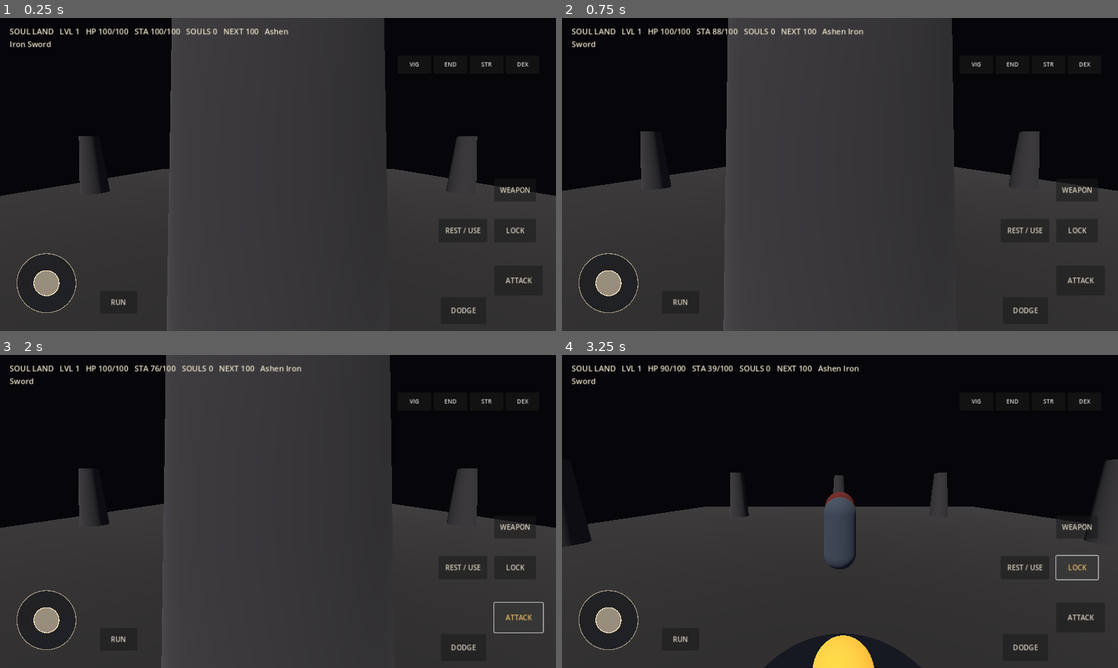
Above: before the commit, frames 1-4 (two rows, left to right).
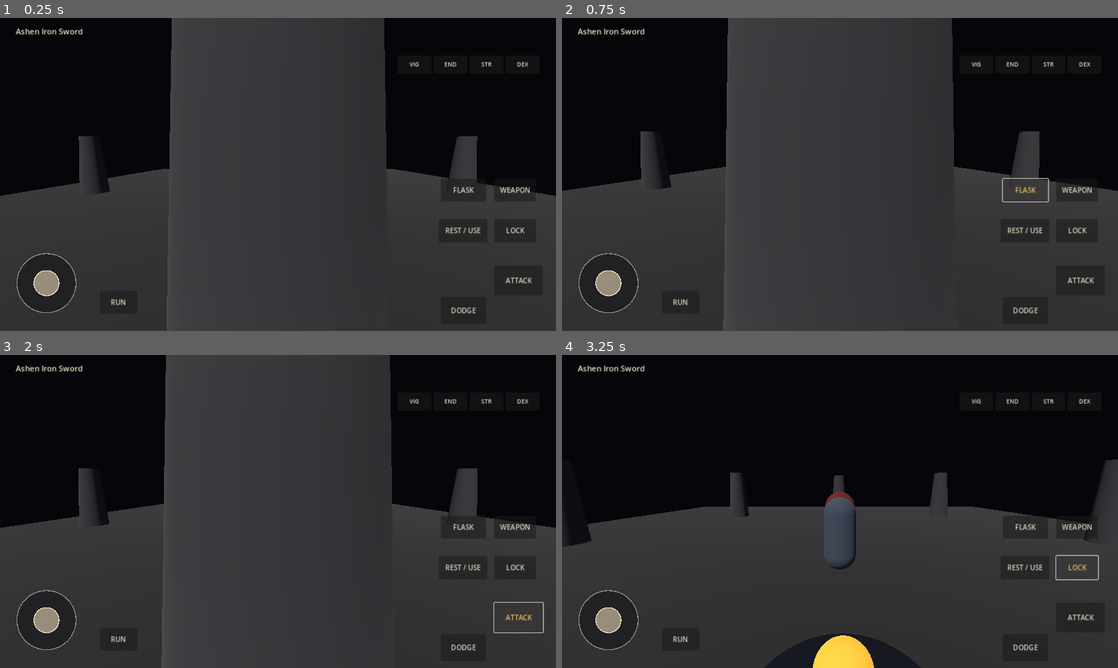
Above: after the commit, the same moments.

Repository: codingscenes2-cyber/SoulLans
Game: Godot game, scene res://scenes/main.tscn
Two runs of this game, one before a commit and one after it. Both use one fixed random seed, a clock stepped at 60 frames per second and the inputs below.
Inputs (mouse positions are in pixels of both pictures, inside the frame that each line leads up to):
- Up to frame 1 (0.25 s): no input
- Up to frame 2 (0.75 s): click (1023, 190) at 0.5 s, where only the run after the commit has a clickable "FLASK"
- Up to frame 3 (2 s): click "ATTACK" at 1.25 s
- Up to frame 4 (3.25 s): click "DODGE" at 2 s; click "LOCK" at 2.75 s

The runs differ from the first frame. In frame 1, 0.7% of the frame differs, in the area x 1-86%, y 3-56%; in frame 2, 0.8%, in the area x 1-88%, y 3-59%; in frame 3, 0.7%; in frame 4, 0.7%.

Commit message:
Add mobile healing flask control and HUD charges

Diff:
--- a/scripts/mobile_hud.gd
+++ b/scripts/mobile_hud.gd
@@ -25,6 +25,7 @@
     _add_button(root, "LOCK", Vector2(-142, -258), "lock_on", Vector2(96, 54), true)
     _add_button(root, "REST / USE", Vector2(-270, -258), "interact", Vector2(112, 54), true)
     _add_button(root, "WEAPON", Vector2(-142, -350), "switch_weapon", Vector2(96, 52), true)
+    _add_button(root, "FLASK", Vector2(-265, -350), "heal", Vector2(104, 52), true)
     var joystick := Control.new()
     joystick.name = "MovementJoystick"
     joystick.set_script(JOYSTICK_SCRIPT)
@@ -51,7 +52,7 @@
     if is_instance_valid(player) and player.has_method("get_status"):
         var data: Dictionary = player.get_status()
         status_label.text = "SOUL LAND   LVL %d   HP %d/%d   STA %d/%d   SOULS %d   NEXT %d" % [
-            int(data.level), int(data.health), int(data.max_health), int(data.stamina), int(data.max_stamina), int(data.soul_essence), int(data.next_level_cost)
+            int(data.level), int(data.health), int(data.max_health), int(data.stamina), int(data.max_stamina), int(data.soul_essence), int(data.next_level_cost), int(data.healing_flasks), int(data.max_healing_flasks)
         ]
         if player.has_method("get_weapon_name"):
             status_label.text += "   " + player.get_weapon_name()
